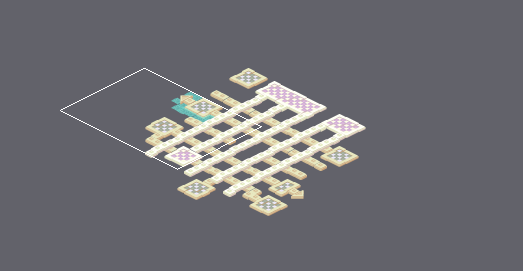
Level history. Tiled map: areas/SecretArea2.tmx. Above: a wide view before the commit, with the close-up outlined.
Close-up. Old version:
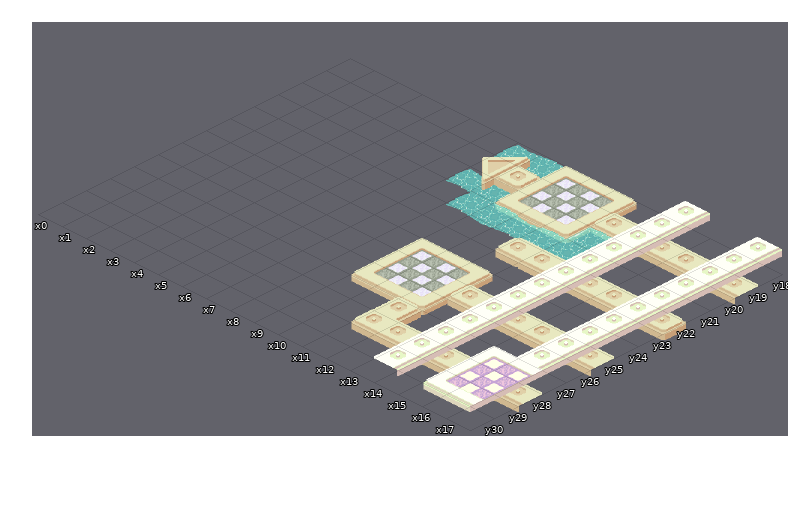
Cells are 64x32 px. Isometric: x runs down to the right, y down to the left. Shown: x 0..17, y 18..30. The commit also changed other parts of the map, which this record leaves out.
Now the later version:
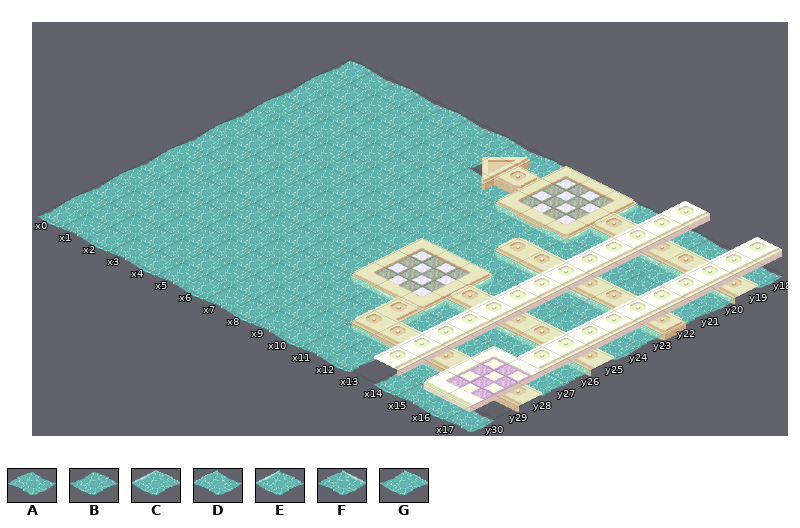
Key: from "WaterTilesV2": A 0, B 1, C 10, D 18, E 19, F 27, G 28.
_ is an empty cell, . an unchanged one.
The exact change:
--- layer "Tile Layer 1"
@@ x 0..17 @@
-18 _______.....____._
-19 _______...........
-20 _______.......__._
-21 ________......__._
-22 ___________.......
-23 _____________.__._
-24 _________..._.__._
-25 _________.........
-26 _________...____._
-27 ___________.______
-28 ___________.......
-29 _____________._...
-30 _____________.____
+18 BABABAB.....EABA.A
+19 ABABABA...........
+20 BABABAB.......FG.F
+21 ABABABAB......BA.B
+22 BABABABABAB.......
+23 ABABABABABAGF.FG.G
+24 BABABABAB...E.BA.A
+25 ABABABABA.........
+26 BABABABAB...CGFG.G
+27 ABABABABAGF.DBBBAB
+28 BABABABABAB.......
+29 ABABABABABABA.A...
+30 BABABABABABAB.BABA
